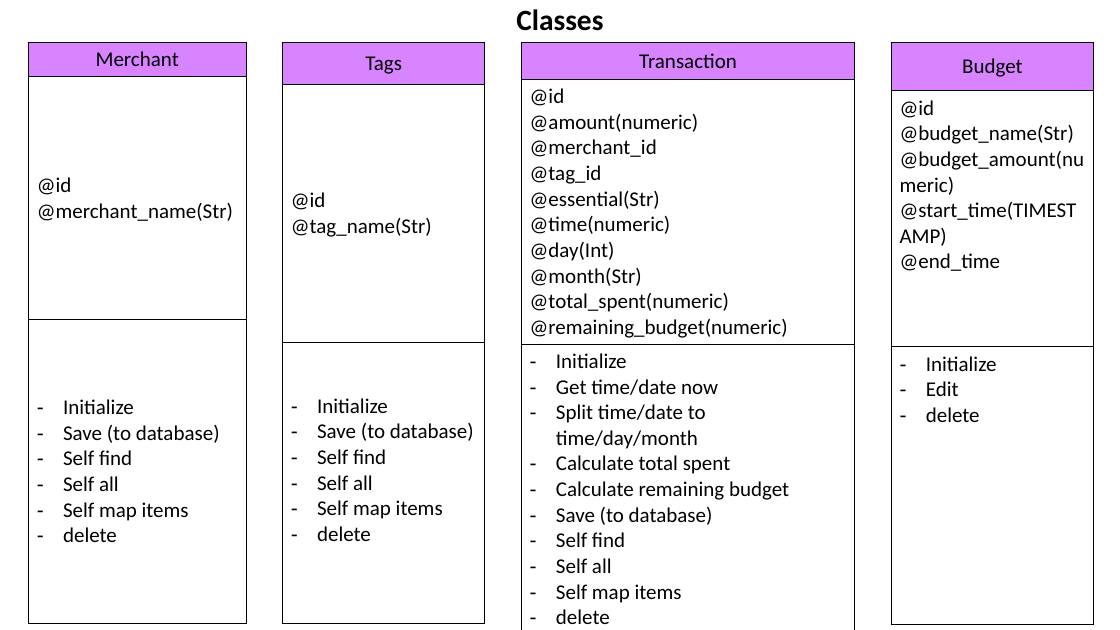
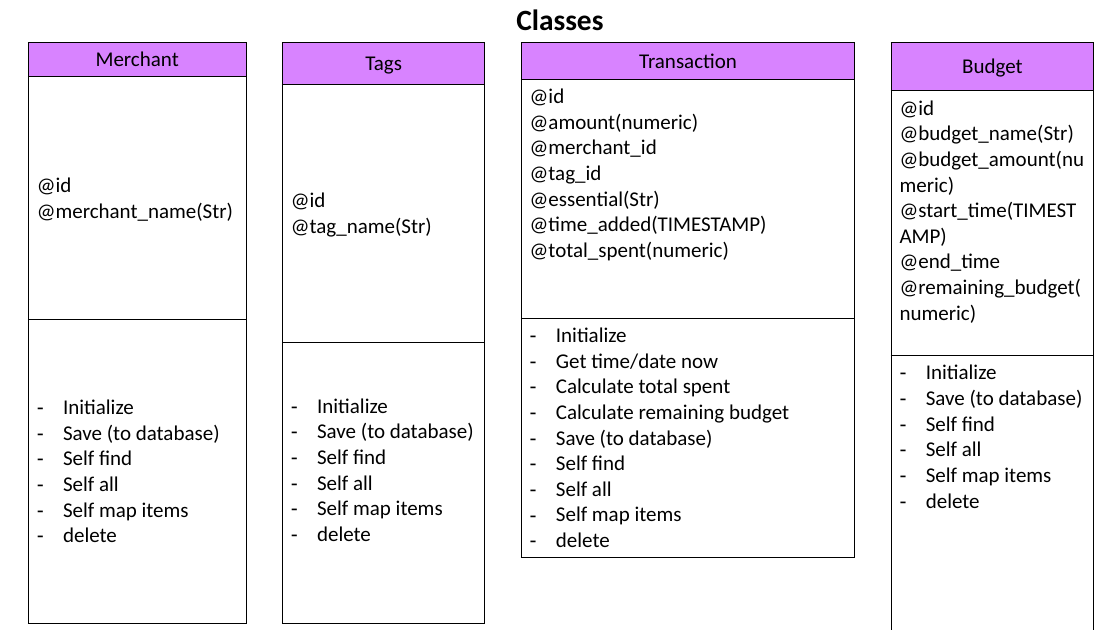
Before and after one commit to catf62/Budgee, a slide deck: slide 11 of Plans_Project_Management/Budget_App_Plan_08Nov2018.pptx. Drawn at 1120x630 pixels with LibreOffice and Linux fonts; fonts in the diff are those of the drawing. Boxes give left, top, right and bottom in pixels: in the first picture for what was removed or moved away, otherwise in the second. Text is boxed around its words. In the diff, an @@ line names an element or a change of style, - is before the commit and + after.

Commit message:
rationale behind budget_transaction class, and total spend and remaining budget functions hashed out

```diff
--- a/Plans_Project_Management/Budget_App_Plan_08Nov2018.pptx
+++ b/Plans_Project_Management/Budget_App_Plan_08Nov2018.pptx
@@ table at (522,43,855,554) @@
-row 2, column 1: @id / @amount(numeric) / @merchant_id / @tag_id / @essential(Str) / @time(numeric) / @day(Int) / @month(Str) / @total_spent(numeric) / @remaining_budget(numeric)
+row 2, column 1: @id / @amount(numeric) / @merchant_id / @tag_id / @essential(Str) / @time_added(TIMESTAMP) / @total_spent(numeric)
-row 3, column 1: Initialize / Get time/date now / Split time/date to time/day/month / Calculate total spent / Calculate remaining budget / Save (to database) / Self find / Self all / Self map items / delete
+row 3, column 1: Initialize / Get time/date now / Calculate total spent / Calculate remaining budget / Save (to database) / Self find / Self all / Self map items / delete
@@ table at (891,43,1094,629) @@
-row 2, column 1: @id / @budget_name(Str) / @budget_amount(numeric) / @start_time(TIMESTAMP) / @end_time
+row 2, column 1: @id / @budget_name(Str) / @budget_amount(numeric) / @start_time(TIMESTAMP) / @end_time / @remaining_budget(numeric)
-row 3, column 1: Initialize / Edit / delete
+row 3, column 1: Initialize / Save (to database) / Self find / Self all / Self map items / delete
```
Also in this commit, not shown: 2 other slides changed, 3 slides added, 2 other files.
